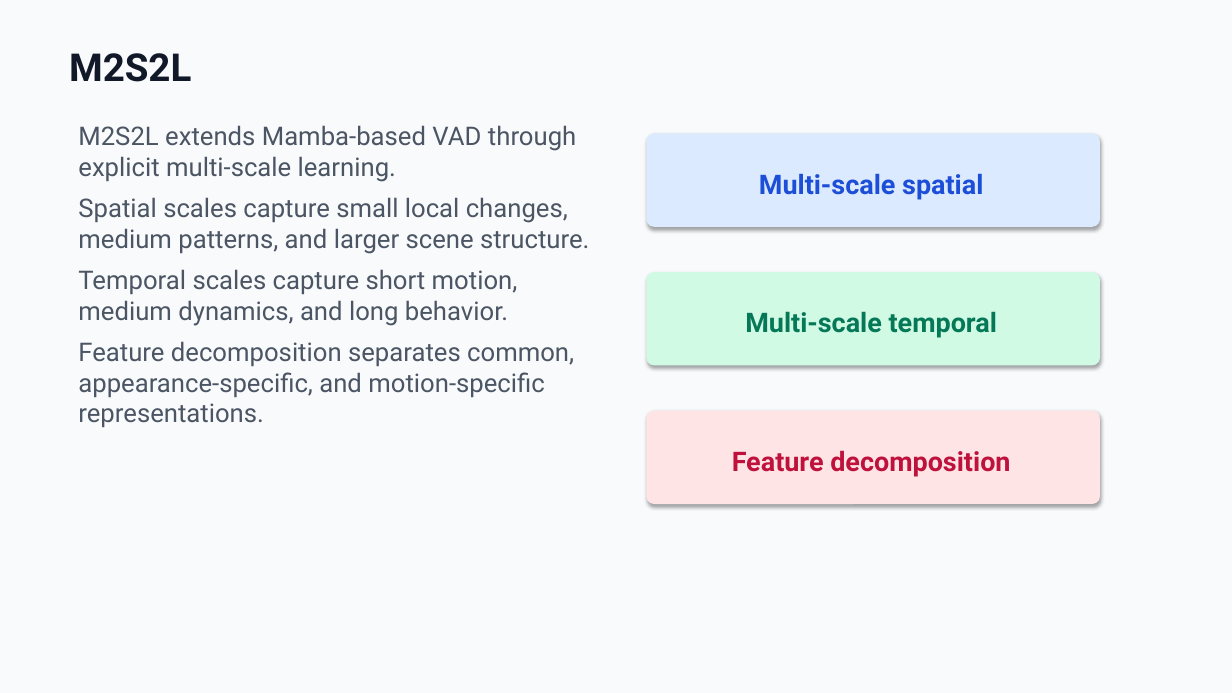
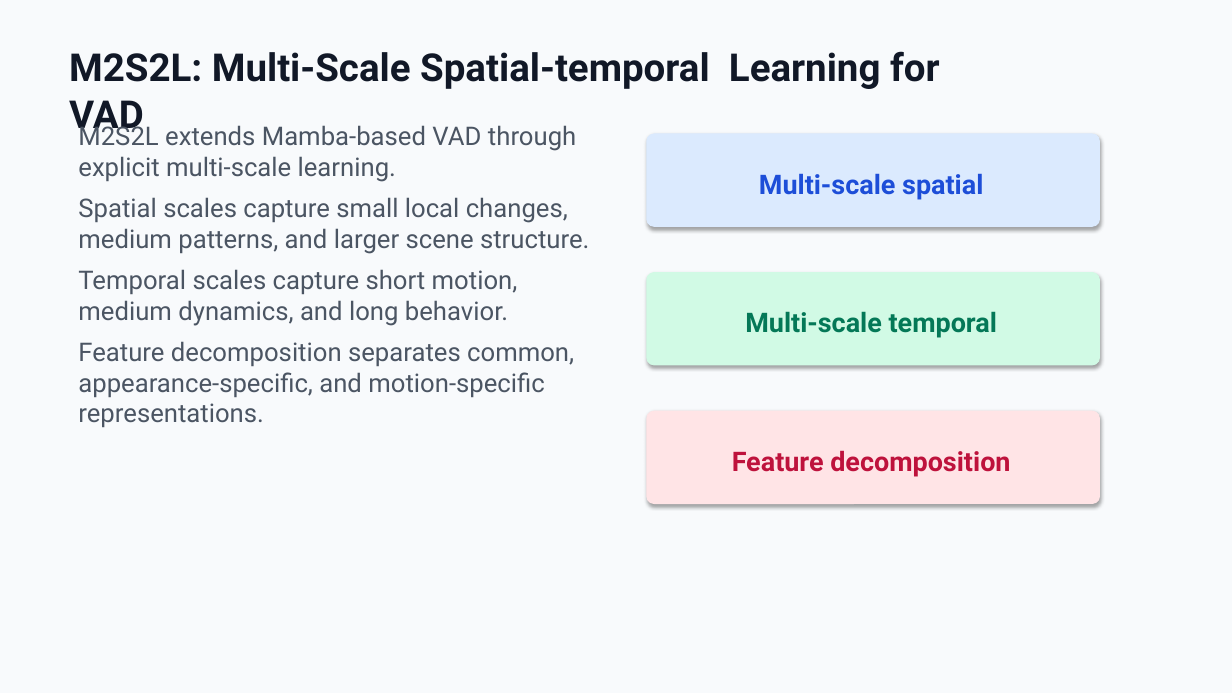
Before and after one commit to zeroxred/research, a slide deck: slide 15 of presentations/06_weekly_summary_mamba_vad_en.pptx. Drawn at 1232x693 pixels with LibreOffice and Linux fonts; fonts in the diff are those of the drawing. Boxes give left, top, right and bottom in pixels: in the first picture for what was removed or moved away, otherwise in the second. Text is boxed around its words. In the diff, an @@ line names an element or a change of style, - is before the commit and + after.

```diff
--- a/presentations/06_weekly_summary_mamba_vad_en.pptx
+++ b/presentations/06_weekly_summary_mamba_vad_en.pptx
@@ text at bbox=[69, 51, 940, 138]: text changed @@
-M2S2L
+M2S2L: Multi-Scale Spatial-temporal Learning for VAD
```
Also in this commit, not shown: 1 other slide changed, 7 other files.
